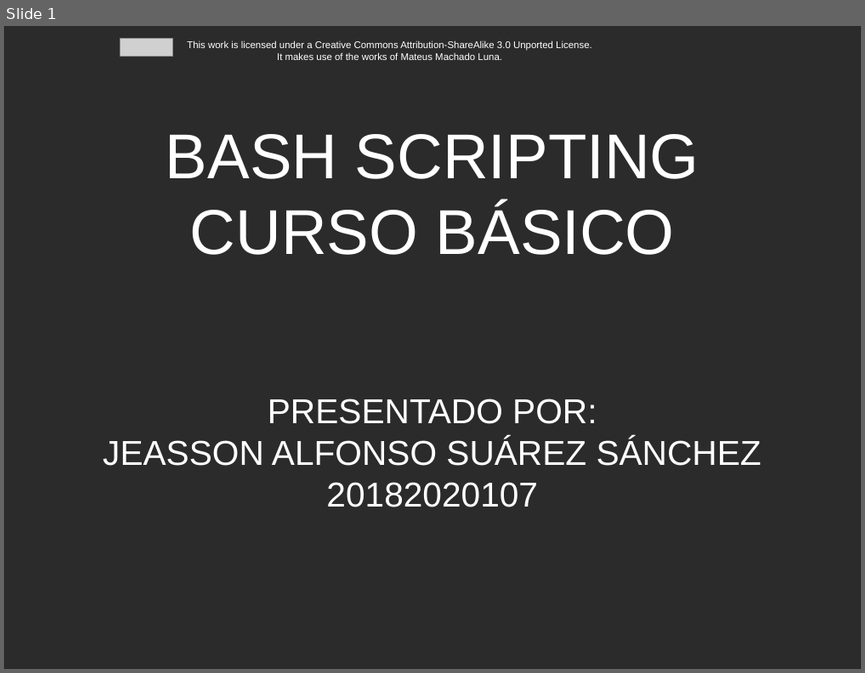
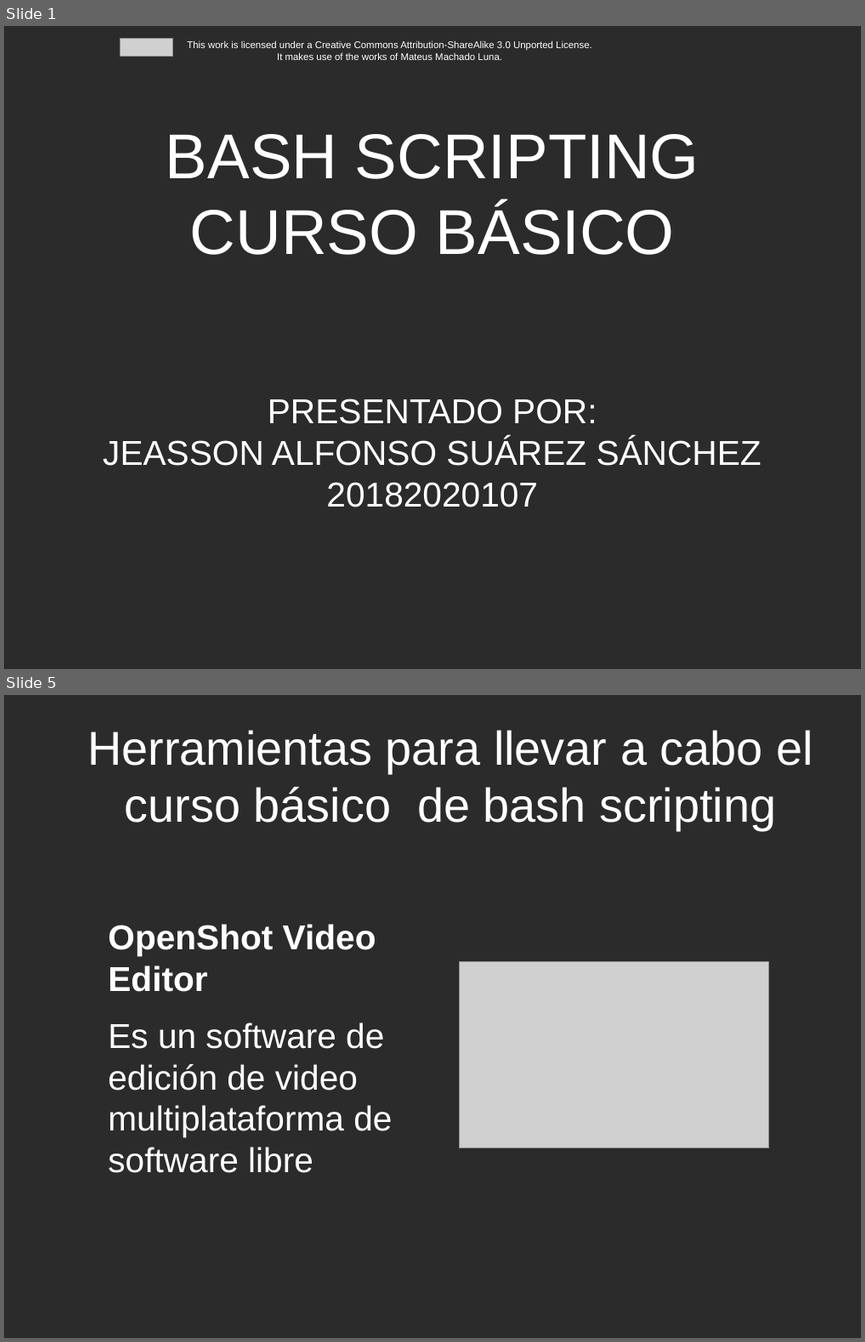
Before and after one commit to JeassonSuarez/CursoBashScript, a slide deck: presentacion proyecto curso bash.odp. Shown one above the other, each under a label of ours: slide 1 before the commit, slides 1 and 5 after it; the slides between them are not shown. The pictures are 865x673 and 865x1342 pixels, drawn with LibreOffice and Linux fonts; fonts in the diff are those of the drawing; grey boxes stand for pictures; background and template pictures are left out; a plain dark background stands for a picture behind light text. Boxes give left, top, right and bottom in pixels: in the first picture for what was removed or moved away, otherwise in the second. Text is boxed around its words. In the diff, an @@ line names an element or a change of style, - is before the commit and + after.

```diff
--- a/presentacion proyecto curso bash.odp
+++ b/presentacion proyecto curso bash.odp
@@ slide 5 added at box(4, 695, 861, 1338), background picture (left out) @@
@@ title added at box(87, 730, 812, 830), 44 pt, text #FFFFFF @@
+Herramientas para llevar a cabo el curso básico de bash scripting
@@ text added at box(108, 924, 392, 1173), 32 pt, text #FFFFFF @@
+OpenShot Video Editor
+Es un software de edición de video multiplataforma de software libre
@@ picture added at box(459, 962, 769, 1147) @@
```
Also in this commit, not shown: 3 slides changed, 2 other slides added.
